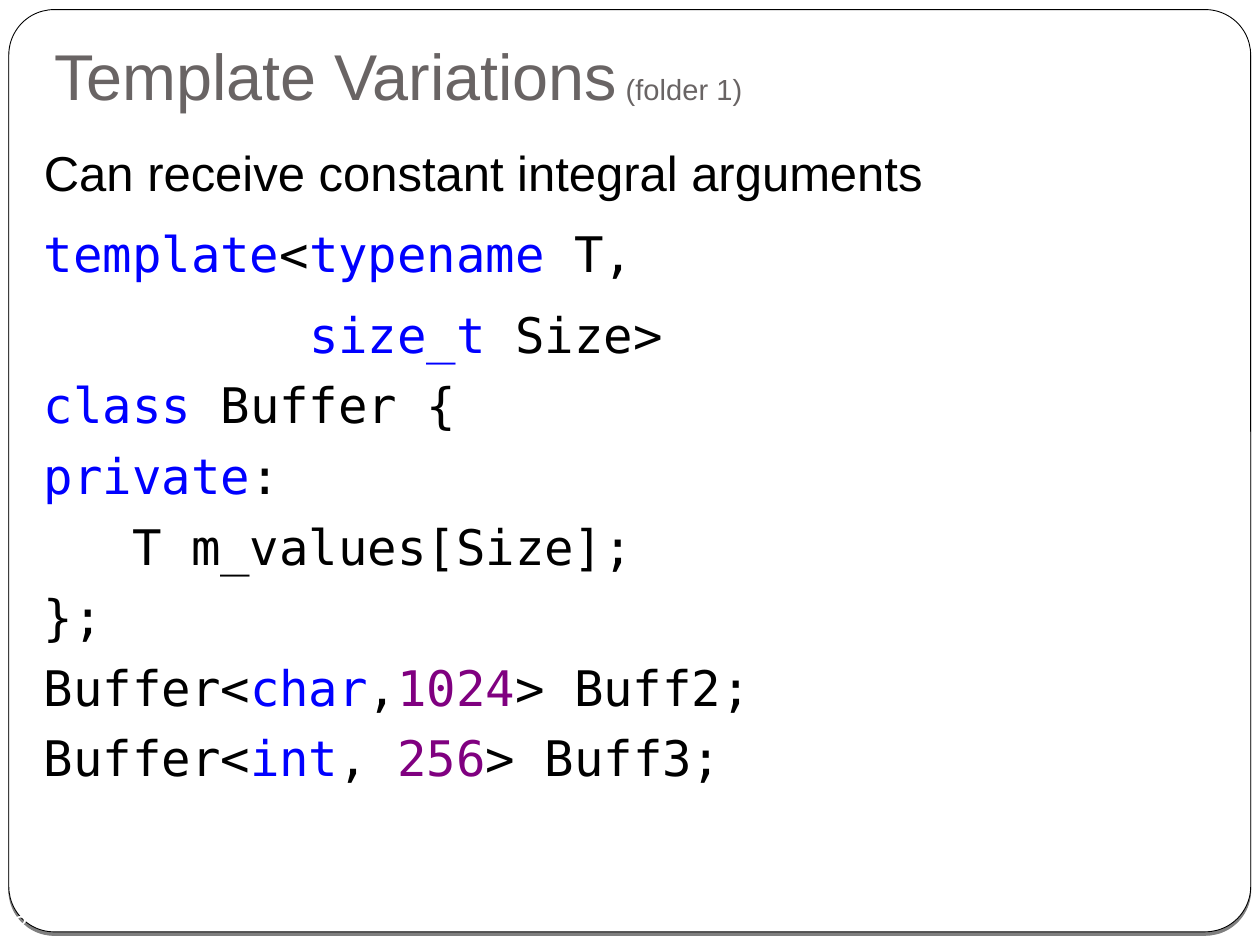
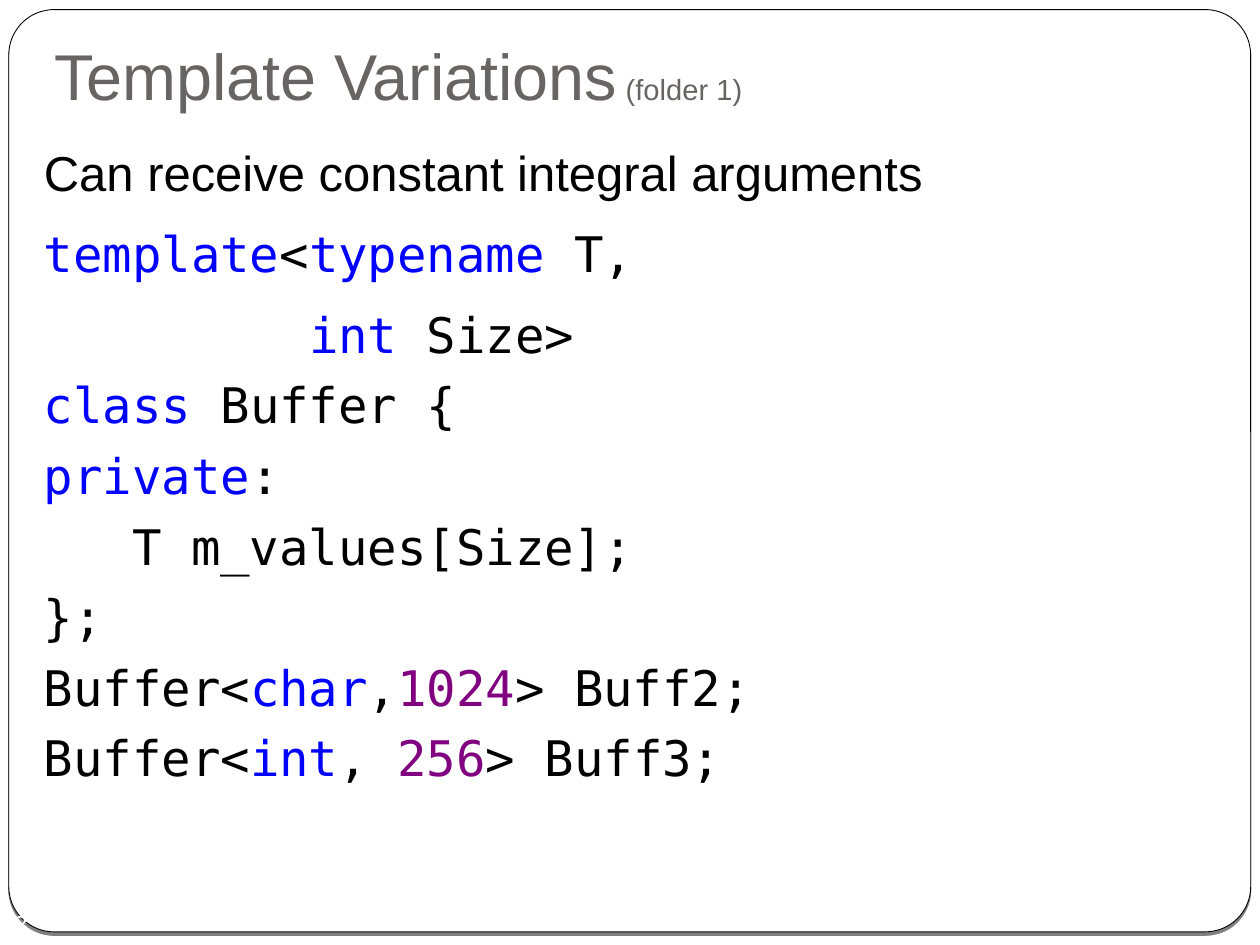
Before and after one commit to cpp-at-ariel/cpp-5779, a slide deck: slide 3 of 09-metaprogramming/slides.odp. Drawn at 1260x945 pixels with LibreOffice and Linux fonts; fonts in the diff are those of the drawing. Boxes give left, top, right and bottom in pixels: in the first picture for what was removed or moved away, otherwise in the second. Text is boxed around its words. In the diff, an @@ line names an element or a change of style, - is before the commit and + after.

```diff
--- a/09-metaprogramming/slides.odp
+++ b/09-metaprogramming/slides.odp
@@ text at [44,315,751,783]: text changed @@
-size_t Size>
-class Buffer {
-private:
-T m_values[Size];
-};
-Buffer<char,1024> Buff2;
-Buffer<int, 256> Buff3;
+int Size>
+class Buffer {
+private:
+T m_values[Size];
+};
+Buffer<char,1024> Buff2;
+Buffer<int, 256> Buff3;
```
Also in this commit, not shown: 2 other slides changed, 7 other files.
